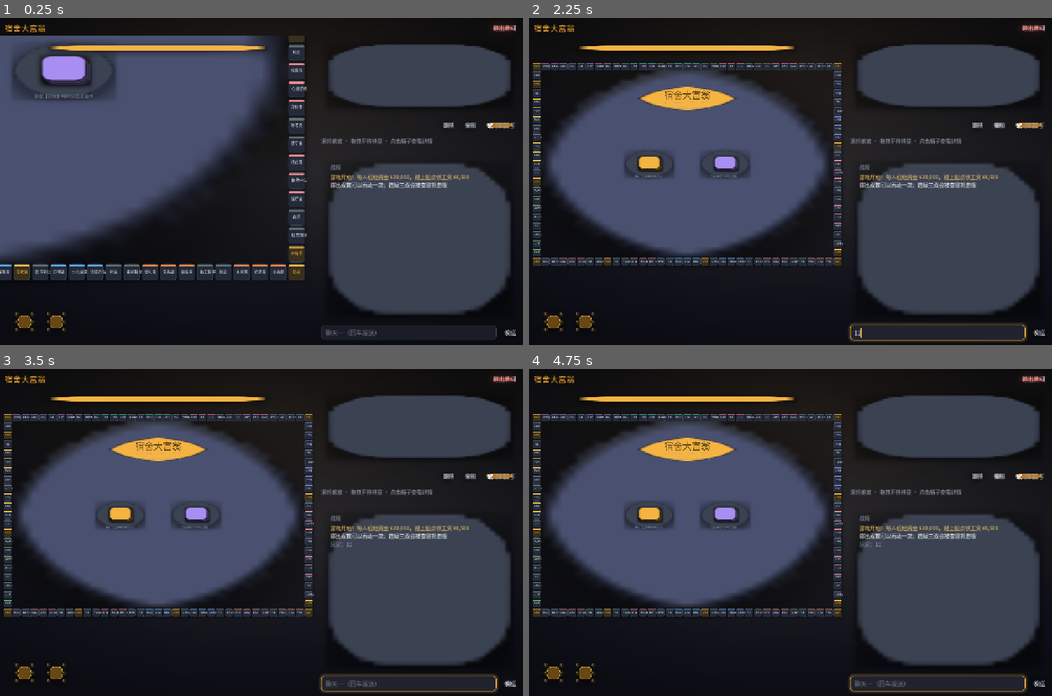
Above: before the commit, frames 1-4 (two rows, left to right).
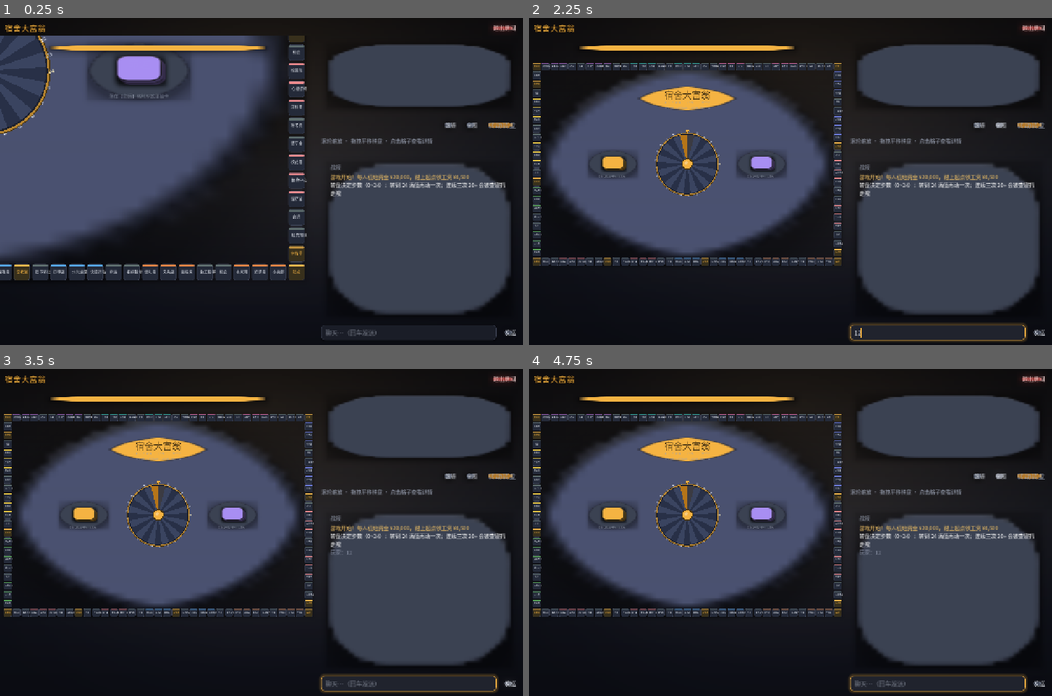
Above: after the commit, the same moments.

Repository: Lousync/dorm-monopoly
Game: Godot game, scene res://scenes/game.tscn
The game is run twice, just before and just after one commit, with the same random seed, the same clock (stepped at 60 frames per second) and the same inputs. This scene is started directly instead of the project's main scene.
Inputs (mouse positions are in pixels of both pictures, inside the frame that each line leads up to):
- Up to frame 1 (0.25 s): no input
- Up to frame 2 (2.25 s): click (936, 331) at 0.52 s; type "12" at 0.6 s; click "跟随" at 1.25 s; click "全图" at 2 s
- Up to frame 3 (3.5 s): click "发送" at 2.75 s
- Up to frame 4 (4.75 s): click "跟随" at 3.5 s; click "全图" at 4.25 s

The runs differ from the first frame. In frame 1, 4.9% of the frame differs, in the area x 0-99%, y 5-96%; in frame 2, 3.4%; in frame 3, 3.5%; in frame 4, 3.5%.
Error before the commit: Out of bounds get index '0' (on base: 'Array') (res://scripts/game.gd:692)
Error after the commit: Out of bounds get index '0' (on base: 'Array') (res://scripts/game.gd:689)

Commit message:
中央赌场风转盘（0~24）取代双骰子作为点数来源
- 新增 wheel_view.gd：25 格转盘轮（0~24），棋盘正中央 400×400 世界坐标；
  三次缓出多圈减速旋转、指针扫格滴答声（越停越清脆）、落点格高亮、
  0 号深灰格 / 24 号金色格、金属外圈 + 中央毂 + 顶部金指针
- 规则映射：转到 24 满值奖励再动一次；连续三次 20+ 被查寝带走（沿用连掷惩罚）；
  转到 0 原地待命一回合；起手文案与按钮改为「转动转盘」
- 棋盘中央布局调整：转盘居中，「机会」「命运」牌堆外移至两侧，互不遮挡
- 镜头动线：转点数时镜头平滑对准转盘，转完回到行动棋子；转盘期间
  暂停「镜头跟棋子」抢占；飘字（满值/空转）挂在转盘上方
- 移除 DiceView 与 HUD 骰子；load_all 清单同步；README 规则与结构更新
- 注册全局类后回归：规则单测、3 轮联机（转盘点数全部落在 0~24）、
  2 轮快速结算，全部通过

Diff:
--- a/scripts/board_view.gd
+++ b/scripts/board_view.gd
@@ -51,6 +51,11 @@
 var _deck_from := Vector2.ZERO
 var _deck_shown := Vector2.ZERO
 var _deck_restore := -1
+
+# 中央转盘（替代骰子的点数来源）
+var _wheel: WheelView
+var _wheel_restore := -1
+var _wheel_wait := 0.0
 
 func _init() -> void:
 	mouse_filter = Control.MOUSE_FILTER_STOP
@@ -189,8 +194,9 @@
 	hint.mouse_filter = Control.MOUSE_FILTER_IGNORE
 	p.add_child(hint)
 
-	_build_deck("机会", Vector2(c.x - 240, c.y), UIKit.ACCENT)
-	_build_deck("命运", Vector2(c.x + 240, c.y), Color(0.66, 0.56, 0.95))
+	_build_deck("机会", Vector2(c.x - 470, c.y), UIKit.ACCENT)
+	_build_deck("命运", Vector2(c.x + 470, c.y), Color(0.66, 0.56, 0.95))
+	_build_wheel(c)
 
 ## 一个牌堆：区域底板 + 三层错位卡背 + 牌名 + 小字说明
 func _build_deck(dname: String, center: Vector2, accent: Color) -> void:
@@ -229,6 +235,32 @@
 	cap.horizontal_alignment = HORIZONTAL_ALIGNMENT_CENTER
 	cap.mouse_filter = Control.MOUSE_FILTER_IGNORE
 	_world.add_child(cap)
+
+## 中央转盘：点数来源，掷点时镜头对准它
+func _build_wheel(center: Vector2) -> void:
+	_wheel = WheelView.new()
+	_wheel.size = Vector2(400, 400)
+	_wheel.position = center - _wheel.size * 0.5
+	_world.add_child(_wheel)
+
+func wheel_center() -> Vector2:
+	return _wheel.position + _wheel.size * 0.5 if _wheel != null else WORLD * 0.5
+
+## 转盘在游戏界面坐标（飘字用）
+func wheel_screen_pos() -> Vector2:
+	return global_position + _world.position + wheel_center() * _zoom
+
+## 转盘点数：镜头对准转盘，转完后镜头回到行动棋子
+func spin_wheel(value: int, restore_peer := -1) -> void:
+	if _wheel == null:
+		return
+	_wheel.spin_to(value)
+	_wheel_restore = restore_peer
+	_wheel_wait = WheelView.SPIN_TIME + 0.1
+	focus_point(wheel_center(), false)
+
+func is_wheel_spinning() -> bool:
+	return _wheel != null and _wheel.spinning
 
 func deck_center(deck: String) -> Vector2:
 	return _deck_pos.get(deck, WORLD * 0.5)
@@ -350,6 +382,11 @@
 		var tk2: Control = _tokens[_ring_peer]
 		_ring.position = tk2.position + tk2.size * 0.5 - _ring.size * 0.5
 	_tick_deck_card(delta)
+	if _wheel_wait > 0.0:
+		_wheel_wait -= delta
+		if _wheel_wait <= 0.0 and _wheel_restore != -1:
+			focus_peer(_wheel_restore)
+			_wheel_restore = -1
 
 ## 镜头平滑推向某个世界坐标点（棋子中心 / 牌堆）
 func _pan_toward(world_center: Vector2, delta: float) -> void:
--- a/scripts/dice_view.gd
+++ /dev/null
@@ -1,103 +0,0 @@
-extends Control
-class_name DiceView
-## 双骰子控件：自绘骰面，掷骰时减速换面 + 位置抖动 + 落定回弹，
-## 掷出双数时骰子短暂发光。
-
-const PIPS := {
-	1: [Vector2(1, 1)],
-	2: [Vector2(0, 0), Vector2(2, 2)],
-	3: [Vector2(0, 0), Vector2(1, 1), Vector2(2, 2)],
-	4: [Vector2(0, 0), Vector2(0, 2), Vector2(2, 0), Vector2(2, 2)],
-	5: [Vector2(0, 0), Vector2(0, 2), Vector2(1, 1), Vector2(2, 0), Vector2(2, 2)],
-	6: [Vector2(0, 0), Vector2(0, 1), Vector2(0, 2), Vector2(2, 0), Vector2(2, 1), Vector2(2, 2)],
-}
-
-## 掷骰动画总时长（房主等 DICE_WAIT 与它保持同步）
-const ROLL_TIME := 1.05
-
-var v1 := 6
-var v2 := 6
-var doubles := false
-var _rolling := false
-var _jitter := Vector2.ZERO
-var _face: StyleBoxTexture
-var _glow := 0.0:
-	set(v):
-		_glow = v
-		queue_redraw()
-
-func _init() -> void:
-	custom_minimum_size = Vector2(150, 76)
-	size = custom_minimum_size
-	pivot_offset = size * 0.5
-	mouse_filter = Control.MOUSE_FILTER_IGNORE
-	# 骰面：渐变金 + 描边 + 顶部高光 + 投影（九宫格纹理，只生成一次）
-	_face = UIKit.card_stylebox(UIKit.ACCENT, 13, Color(0.40, 0.285, 0.075), 2, 4)
-
-func set_values(a: int, b: int) -> void:
-	v1 = a
-	v2 = b
-	doubles = a == b
-	queue_redraw()
-
-func play_roll(a: int, b: int) -> void:
-	if _rolling:
-		set_values(a, b)
-		return
-	_rolling = true
-	doubles = false
-	_glow = 0.0
-	Fx.play("dice", -2.0)
-	var tw := create_tween()
-	var interval := 0.05
-	for i in 9:
-		tw.tween_callback(_random_face)
-		tw.tween_interval(interval)
-		interval *= 1.18  # 越滚越慢
-	tw.tween_callback(_settle.bind(a, b))
-	tw.tween_property(self, "scale", Vector2(1.14, 1.14), 0.09).set_trans(Tween.TRANS_SINE).set_ease(Tween.EASE_OUT)
-	tw.tween_property(self, "scale", Vector2.ONE, 0.16).set_trans(Tween.TRANS_BACK).set_ease(Tween.EASE_OUT)
-	tw.tween_callback(func() -> void: _rolling = false)
-	if a == b:
-		tw.tween_property(self, "_glow", 1.0, 0.12)
-		tw.tween_property(self, "_glow", 0.0, 0.9).set_delay(0.35)
-
-func _random_face() -> void:
-	v1 = randi_range(1, 6)
-	v2 = randi_range(1, 6)
-	_jitter = Vector2(randf_range(-4, 4), randf_range(-4, 4))
-	Fx.play("tick", -14.0, randf_range(0.8, 1.3))
-	queue_redraw()
-
-func _settle(a: int, b: int) -> void:
-	set_values(a, b)
-	_jitter = Vector2.ZERO
-	if a == b:
-		Fx.play("pop", -4.0)
-	queue_redraw()
-
-func _draw() -> void:
-	_draw_die(Rect2(Vector2(3, 5) + _jitter * 0.6, Vector2(66, 66)), v1, _glow if doubles else 0.0)
-	_draw_die(Rect2(Vector2(81, 5) + _jitter * 0.6, Vector2(66, 66)), v2, _glow)
-
-func _draw_die(r: Rect2, v: int, glow: float) -> void:
-	draw_style_box(_face, r)
-	if glow > 0.0:
-		# 双数发光：亮色描边 + 金色光晕叠在骰面上
-		var glow_sb := StyleBoxFlat.new()
-		glow_sb.draw_center = false
-		glow_sb.set_corner_radius_all(13)
-		glow_sb.set_border_width_all(3)
-		glow_sb.border_color = Color(1.0, 0.95, 0.75).lerp(Color(0.42, 0.30, 0.08), 1.0 - glow)
-		glow_sb.shadow_color = Color(UIKit.ACCENT.r, UIKit.ACCENT.g, UIKit.ACCENT.b, 0.55 * glow)
-		glow_sb.shadow_size = int(14 * glow)
-		glow_sb.shadow_offset = Vector2.ZERO
-		draw_style_box(glow_sb, r)
-	var pts: Array = PIPS.get(v, PIPS[1])
-	var inset := 14.0
-	var spread := r.size.x - inset * 2.0
-	for p in pts:
-		var c := r.position + Vector2(inset, inset) + Vector2(p.x, p.y) / 2.0 * spread
-		draw_circle(c + Vector2(0, 1.5), 5.0, Color(0.10, 0.07, 0.02, 0.5))
-		draw_circle(c, 5.0, Color(0.17, 0.125, 0.04))
-		draw_circle(c + Vector2(-1.6, -1.6), 2.0, Color(1, 0.95, 0.8, 0.28))
--- a/scripts/game.gd
+++ b/scripts/game.gd
@@ -7,12 +7,10 @@
 
 signal roll_received
 
-const DICE_WAIT := 1.35   # 与 DiceView.ROLL_TIME 保持同步
 const STEP_TIME := 0.15   # 每格跳子时长
 
 # ---------------- UI 引用 ----------------
 var board: BoardView
-var dice: DiceView
 var banner: Label
 var banner_pill: PanelContainer
 var card_panel: PanelContainer
@@ -161,9 +159,6 @@
 	card_label.vertical_alignment = VERTICAL_ALIGNMENT_CENTER
 	cm.add_child(card_label)
 
-	dice = DiceView.new()
-	dice.position = Vector2(24, 706)
-	hud.add_child(dice)
 
 	# 右侧面板
 	var right := VBoxContainer.new()
@@ -202,7 +197,7 @@
 		follow_btn.button_pressed = false
 	)
 	action_row.add_child(over_btn)
-	roll_btn = UIKit.button("🎲 掷骰子", 17, "primary")
+	roll_btn = UIKit.button("转动转盘", 17, "primary")
 	roll_btn.disabled = true
 	action_row.add_child(roll_btn)
 
@@ -259,7 +254,7 @@
 		htiles.append({"owner": GameData.NO_OWNER, "level": 0})
 	_log("游戏开始！每人初始资金 %s，踏上起点领工资 %s" % [
 		GameData.fmt_money(GameData.START_MONEY), GameData.fmt_money(GameData.SALARY)], "#f0c064")
-	_log("掷出双数可以再动一次；连续三双会被查寝抓走哦")
+	_log("转盘决定步数（0~24）：转到 24 满值再动一次；连续三次 20+ 会被查寝抓走哦")
 	await _wait(1.5)
 	_broadcast_state()
 	if at_mode == "host":
@@ -325,20 +320,19 @@
 			return
 		_awaiting_roll = 0
 
-		var d1 := randi_range(1, 6)
-		var d2 := randi_range(1, 6)
+		var roll := randi_range(0, 24)
 		if at_mode != "":
-			print("AT roll %s: %d+%d" % [p.name, d1, d2])
-		s_roll.rpc(d1, d2)
-		await _wait(DICE_WAIT)
+			print("AT roll %s: %d" % [p.name, roll])
+		s_roll.rpc(roll)
+		await _wait(WheelView.SPIN_TIME + 0.15)
 		if not running:
 			return
 
-		if d1 == d2:
+		if roll >= 20:
 			chain += 1
 			if chain >= 3:
-				_log("%s 连续三次掷出双数，兴奋过度被查寝带走！" % p.name, "#c9a6ff")
-				s_card.rpc("%s 连续三双，被查寝带走！" % p.name, "jail")
+				_log("%s 连续三次转到 20 点以上，兴奋过度被查寝带走！" % p.name, "#c9a6ff")
+				s_card.rpc("%s 连续三次 20+，被查寝带走！" % p.name, "jail")
 				_send_to_jail(p)
 				_broadcast_state()
 				await _wait(1.0)
@@ -346,7 +340,10 @@
 		else:
 			chain = 0
 
-		var path := GameData.compute_path(int(p.pos), d1 + d2)
+		var path := GameData.compute_path(int(p.pos), roll)
+		if path.is_empty():
+			_log("%s 转了个 0，原地待命一回合" % p.name, "#8a90a5")
+			return
 		for idx in path:
 			if idx == 0:
 				p.money = int(p.money) + GameData.SALARY
@@ -361,8 +358,8 @@
 		_broadcast_state()
 		if not running or not bool(p.alive):
 			return
-		if d1 == d2:
-			_log("%s 掷出双数，奖励再动一次！" % p.name, "#f0c064")
+		if roll == 24:
+			_log("%s 转到 24 满值，奖励再动一次！" % p.name, "#f0c064")
 			await _wait(0.5)
 			continue
 		return
@@ -727,16 +724,19 @@
 		get_tree().quit(0)
 
 @rpc("authority", "call_local", "reliable")
-func s_roll(d1: int, d2: int) -> void:
-	dice.play_roll(d1, d2)
-	if d1 == d2:
-		_flair_doubles()
-
-func _flair_doubles() -> void:
-	await get_tree().create_timer(DiceView.ROLL_TIME).timeout
+func s_roll(v: int) -> void:
+	board.spin_wheel(v, int(st.get("turn", -1)))
+	if v == 24 or v == 0:
+		_flair_roll(v)
+
+func _flair_roll(v: int) -> void:
+	await get_tree().create_timer(WheelView.SPIN_TIME).timeout
 	if not is_inside_tree():
 		return
-	Fx.float_text(self, dice.position + dice.size * Vector2(0.5, 0.1), "双数！再来一次", UIKit.ACCENT, 21)
+	if v == 24:
+		Fx.float_text(self, board.wheel_screen_pos() + Vector2(0, -60), "满值 24！再来一次", UIKit.ACCENT, 21)
+	elif v == 0:
+		Fx.float_text(self, board.wheel_screen_pos() + Vector2(0, -60), "0……转了个寂寞", UIKit.TEXT_DIM, 19)
 
 @rpc("authority", "call_local", "reliable")
 func s_move(peer: int, path: Array, step_time: float) -> void:
@@ -899,11 +899,11 @@
 	match await_state:
 		"roll":
 			if is_my_roll:
-				status_label.text = "轮到你掷骰子！"
-				if not board.is_showing_deck_card():
+				status_label.text = "轮到你转盘了！"
+				if not board.is_showing_deck_card() and not board.is_wheel_spinning():
 					board.focus_peer(my_peer)
 			else:
-				status_label.text = "等待 %s 掷骰子…" % turn_name
+				status_label.text = "等待 %s 转盘…" % turn_name
 		"prompt":
 			if int(st.get("await_peer", -1)) == my_peer:
 				status_label.text = "轮到你决定！"
@@ -1158,6 +1158,7 @@
 	board.focus_grid(27, 0.8, true)
 	await get_tree().create_timer(0.15).timeout
 	board.play_deck_card("机会", "good", "帮宿管阿姨搬了一下午矿泉水，辛苦费 +600")
+	board.spin_wheel(24)
 	# 连拍三帧，避开 3 倍速下真实抽卡与摆拍的相互干扰
 	for i in 3:
 		await get_tree().create_timer(0.6).timeout
--- /dev/null
+++ b/scripts/wheel_view.gd
@@ -0,0 +1,123 @@
+extends Control
+class_name WheelView
+## 赌场风幸运转轮：25 格（0~24），作为移动点数的来源。
+## 转动用 _process 相位驱动（三次缓出 + 多圈），指针扫过格沿时滴答作响，
+## 停下后落点格高亮；本项目的持续动画统一手写，不依赖 Tween。
+
+const SEGMENTS := 25
+const SEG_ANGLE := TAU / SEGMENTS
+## 旋转总时长（房主结算等待与它保持同步）
+const SPIN_TIME := 2.4
+
+const COL_A := Color(0.157, 0.188, 0.278)
+const COL_B := Color(0.227, 0.267, 0.376)
+const COL_ZERO := Color(0.125, 0.125, 0.16)
+const COL_MAX := Color(0.71, 0.46, 0.10)
+const COL_NUM := Color(0.92, 0.94, 0.98)
+const COL_NUM_MAX := Color(1.0, 0.95, 0.75)
+
+var value := 0                 # 当前停住的点数
+var spinning := false
+
+var _rotation := 0.0           # 轮盘当前旋转角
+var _spin_from := 0.0
+var _spin_to := 0.0
+var _spin_t := 0.0
+var _last_seg := 0
+
+func _init() -> void:
+	custom_minimum_size = Vector2(400, 400)
+	size = custom_minimum_size
+	mouse_filter = Control.MOUSE_FILTER_IGNORE
+
+## 转到指定点数：至少多转一整圈，三次缓出减速停稳
+func spin_to(v: int) -> void:
+	v = clampi(v, 0, SEGMENTS - 1)
+	value = v
+	_spin_from = _rotation
+	var target := -float(v + 0.5) * SEG_ANGLE
+	while target < _spin_from + TAU - 0.0001:
+		target += TAU
+	_spin_to = target
+	_spin_t = 0.0
+	spinning = true
+	_last_seg = _seg_under_pointer()
+	Fx.play("dice", -6.0)
+	queue_redraw()
+
+func _seg_under_pointer() -> int:
+	var a := fposmod(-_rotation, TAU)
+	return int(floor(a / SEG_ANGLE)) % SEGMENTS
+
+func _process(delta: float) -> void:
+	if not spinning:
+		return
+	_spin_t += delta
+	var k := minf(_spin_t / SPIN_TIME, 1.0)
+	var e := 1.0 - pow(1.0 - k, 3.0)  # 三次缓出
+	_rotation = lerpf(_spin_from, _spin_to, e)
+	var seg := _seg_under_pointer()
+	if seg != _last_seg:
+		_last_seg = seg
+		var near := 1.0 - absf(k - 1.0)  # 越接近停下音调越清脆
+		Fx.play("tick", -12.0, randf_range(0.85, 1.15) + near * 0.35)
+	queue_redraw()
+	if k >= 1.0:
+		spinning = false
+		_rotation = fposmod(_spin_to, TAU)
+		_finish()
+
+func _finish() -> void:
+	queue_redraw()
+	if value == SEGMENTS - 1:
+		Fx.play("cash", -6.0)
+		Fx.play("pop", -4.0)
+	elif value == 0:
+		Fx.play("bad", -10.0)
+	else:
+		Fx.play("pop", -10.0)
+
+func _draw() -> void:
+	var c := size * 0.5
+	var r := minf(size.x, size.y) * 0.5
+	# 金属外圈
+	draw_circle(c, r, Color(0.30, 0.215, 0.06))
+	draw_circle(c, r - 3.0, Color(0.961, 0.702, 0.259).darkened(0.25))
+	draw_circle(c, r - 9.0, Color(0.11, 0.125, 0.175))
+	# 分段扇形
+	var rr := r - 14.0
+	var steps := 4
+	for i in SEGMENTS:
+		var a0 := -PI / 2 + float(i) * SEG_ANGLE + _rotation
+		var a1 := a0 + SEG_ANGLE
+		var col := COL_ZERO if i == 0 else (COL_MAX if i == SEGMENTS - 1 else (COL_A if i % 2 == 0 else COL_B))
+		if not spinning and i == value:
+			col = col.lightened(0.12)
+		var pts := PackedVector2Array()
+		pts.append(c)
+		for k in steps + 1:
+			var a := lerpf(a0, a1, float(k) / steps)
+			pts.append(c + Vector2(cos(a), sin(a)) * rr)
+		draw_colored_polygon(pts, col)
+		# 分隔细线
+		draw_line(c + Vector2(cos(a0), sin(a0)) * (rr - 4.0), c + Vector2(cos(a0), sin(a0)) * rr,
+			Color(0, 0, 0, 0.45), 1.5)
+	# 各格数字（随盘面旋转，顶格朝外）
+	var f := ThemeDB.fallback_font
+	for i in SEGMENTS:
+		draw_set_transform(c, (float(i) + 0.5) * SEG_ANGLE + _rotation, Vector2.ONE)
+		var num_col := COL_NUM_MAX if i == SEGMENTS - 1 else (COL_NUM if i % 2 == 0 else Color(0.78, 0.81, 0.88))
+		if i == 0:
+			num_col = Color(0.62, 0.65, 0.72)
+		draw_string(f, c + Vector2(-20, -(rr - 18.0)), str(i), HORIZONTAL_ALIGNMENT_CENTER, 40, 15, num_col)
+	draw_set_transform(Vector2.ZERO, 0.0, Vector2.ONE)
+	# 中心毂
+	draw_circle(c, 36.0, Color(0.30, 0.215, 0.06))
+	draw_circle(c, 30.0, UIKit.ACCENT)
+	draw_circle(c + Vector2(-6, -7), 9.0, Color(1, 1, 1, 0.30))
+	# 顶部指针（向下的三角）
+	var tip := c + Vector2(0, -(r - 14.0))
+	var left := c + Vector2(-13.0, -(r + 12.0))
+	var right := c + Vector2(13.0, -(r + 12.0))
+	draw_colored_polygon(PackedVector2Array([tip, left, right]), Color(0.42, 0.30, 0.08))
+	draw_colored_polygon(PackedVector2Array([tip, left + Vector2(3, -2), right - Vector2(3, 2)]), UIKit.ACCENT)
--- a/tests/load_all.gd
+++ b/tests/load_all.gd
@@ -5,7 +5,7 @@
 	var scripts := [
 		"res://scripts/net.gd", "res://scripts/fx.gd", "res://scripts/net_addr.gd",
 		"res://scripts/game_data.gd", "res://scripts/game.gd", "res://scripts/board_view.gd",
-		"res://scripts/dice_view.gd", "res://scripts/main_menu.gd", "res://scripts/lobby.gd",
+		"res://scripts/wheel_view.gd", "res://scripts/main_menu.gd", "res://scripts/lobby.gd",
 		"res://scripts/ui_kit.gd",
 	]
 	var fails := 0
Not shown, removed: scripts/dice_view.gd.uid
Not shown, added: scripts/wheel_view.gd.uid
Not shown, added: shots/art_game.png.import
Not shown, added: shots/art_game_1.png.import
Not shown, added: shots/art_game_2.png.import
Not shown, added: shots/art_lobby.png.import
Not shown, added: shots/art_menu.png.import
Binary file added: shots/current_check.png
Not shown, added: shots/current_check.png.import
Binary file added: shots/current_check_1.png
Not shown, added: shots/current_check_1.png.import
Binary file added: shots/current_check_2.png
(and 42 more such lines)
